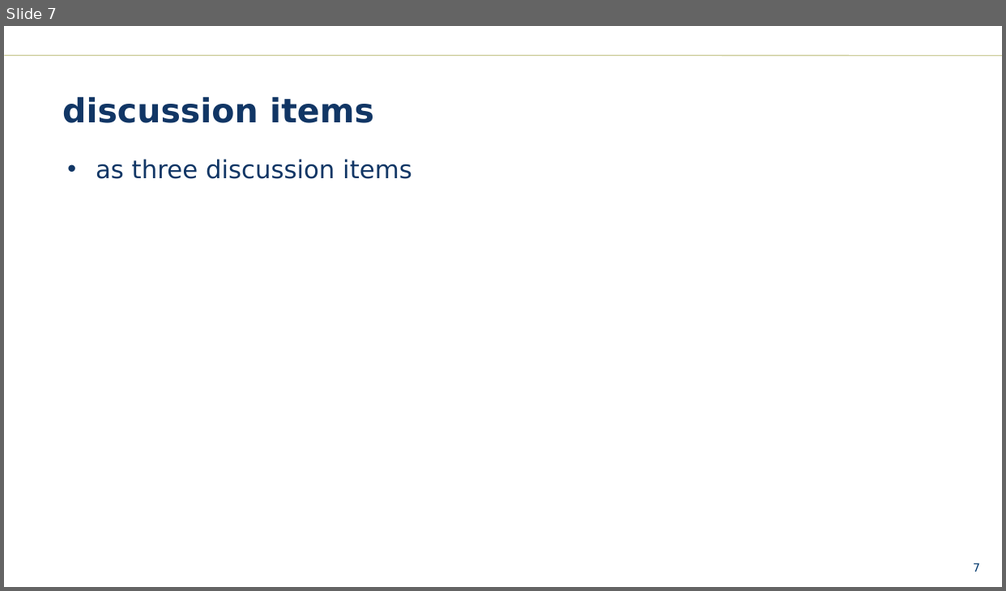
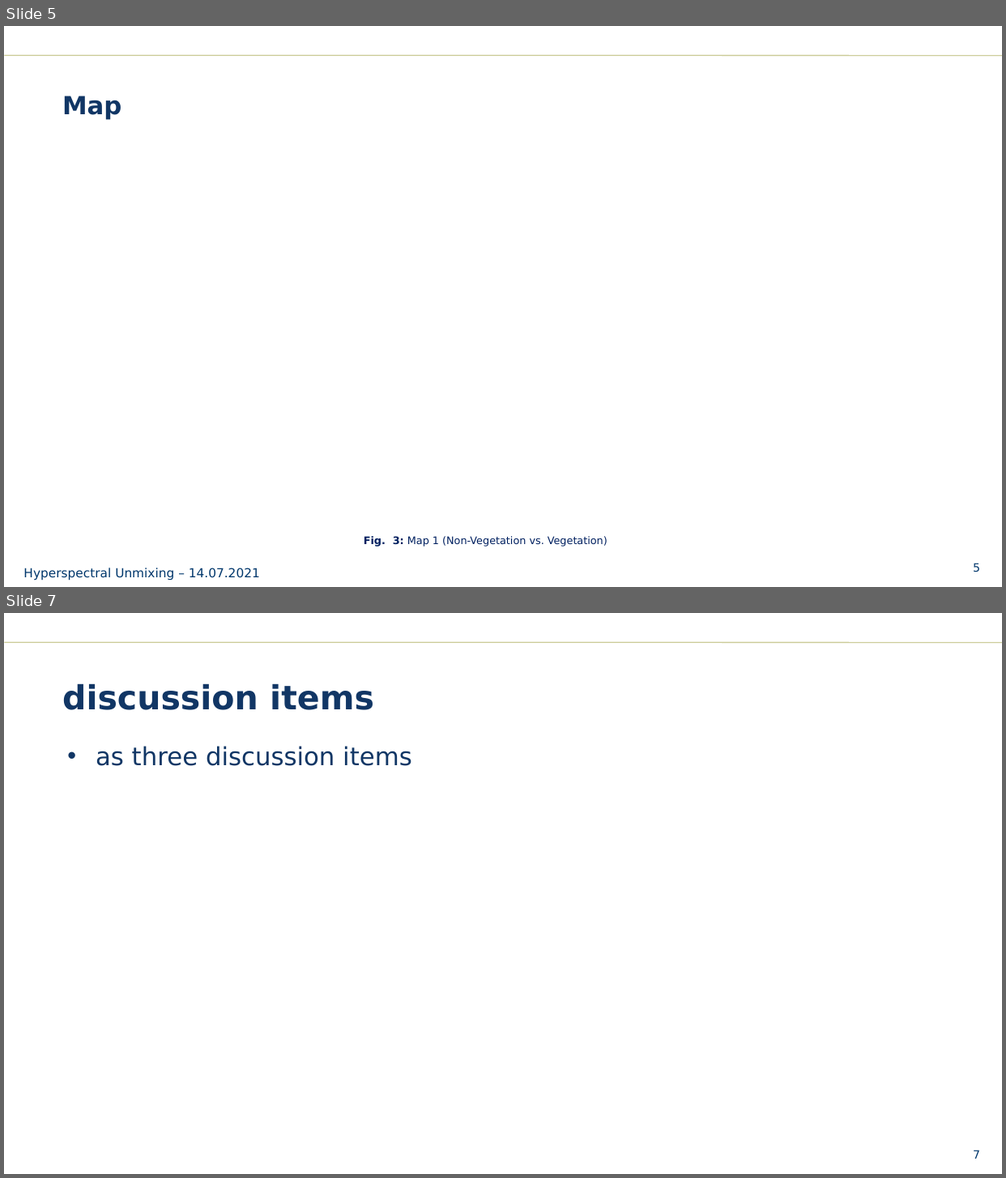
Before and after one commit to schneidereits/EO_hyperspec_hub, a slide deck: presentation/EO2020_hyperspec_presentation.pptx. Shown one above the other, each under a label of ours: slide 7 before the commit, slides 5 and 7 after it; the slides between them are not shown. The pictures are 1006x591 and 1006x1178 pixels, drawn with LibreOffice and Linux fonts; fonts in the diff are those of the drawing; background and template pictures are left out. Boxes give left, top, right and bottom in pixels: in the first picture for what was removed or moved away, otherwise in the second. Text is boxed around its words. In the diff, an @@ line names an element or a change of style, - is before the commit and + after.

```diff
--- a/presentation/EO2020_hyperspec_presentation.pptx
+++ b/presentation/EO2020_hyperspec_presentation.pptx
@@ slide 5 added at bbox=[4, 26, 1002, 587], background #FFFFFF; not listed: 2 template elements that a slide beside it also shows @@
@@ title added at bbox=[55, 86, 916, 136], outline #FFFFFF 0.75 pt, 24 pt, text #113665, bold @@
+Map
@@ text added at bbox=[364, 536, 607, 547], 10 pt, text #002060 @@
+Fig. 3: Map 1 (Non-Vegetation vs. Vegetation)
@@ text added at bbox=[23, 568, 260, 581], 12 pt, text #00376C @@
+Hyperspectral Unmixing – 14.07.2021
```
Also in this commit, not shown: 4 slides changed, 1 other slide added, 2 slides removed.
